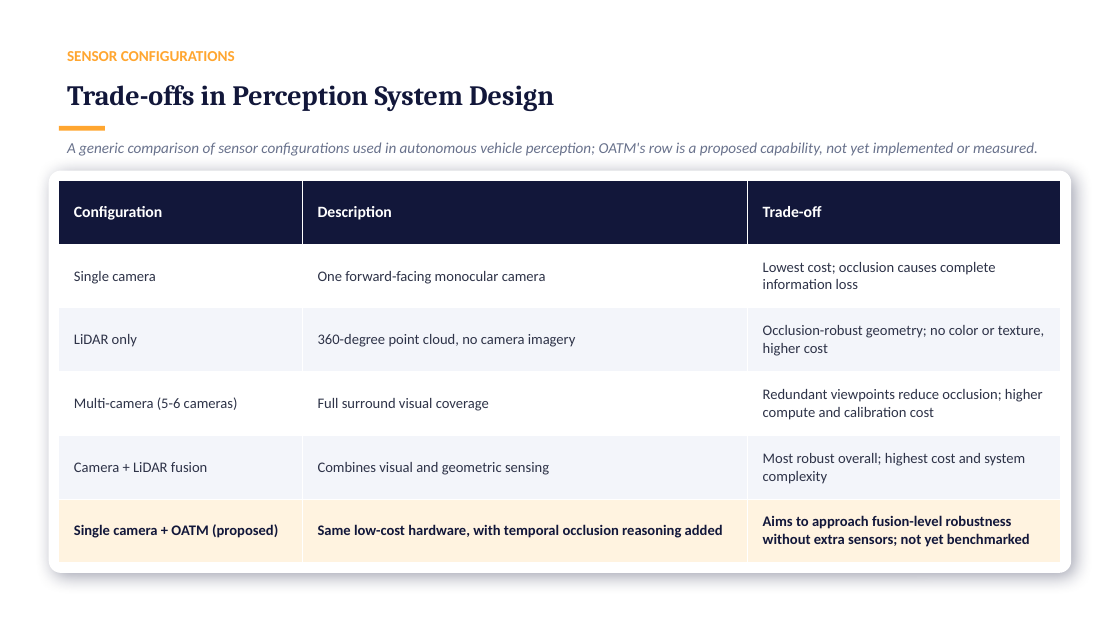
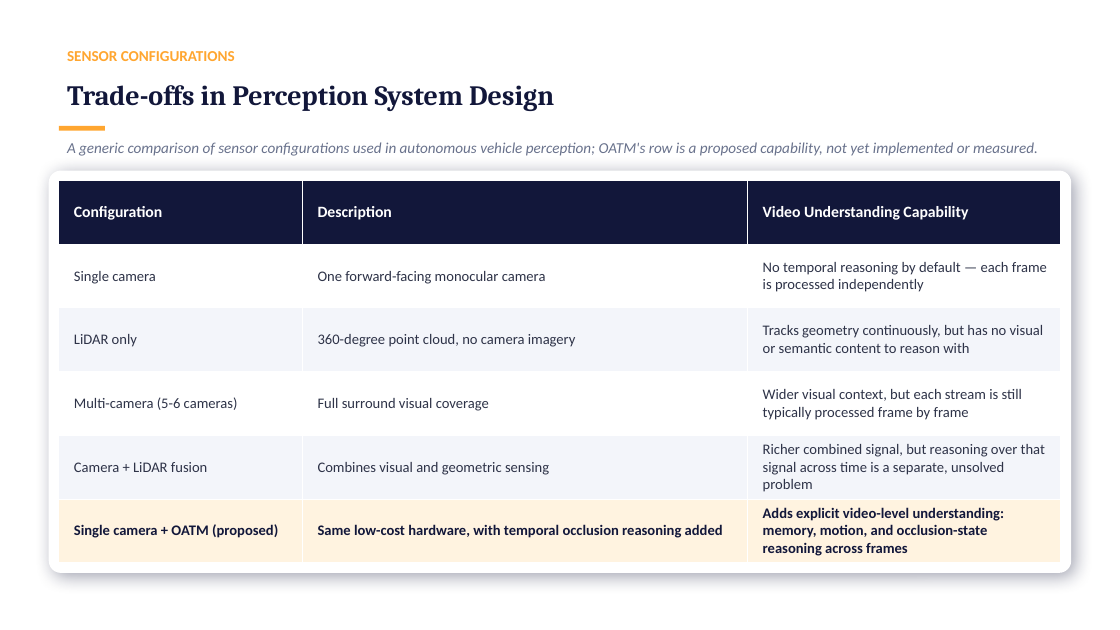
Before and after one commit to basfarnoor/yolo-occlusion-assignment, a slide deck: slide 14 of presentation/Copy of OATM_Project_Presentation.pptx. Drawn at 1120x630 pixels with LibreOffice and Linux fonts; fonts in the diff are those of the drawing. Boxes give left, top, right and bottom in pixels: in the first picture for what was removed or moved away, otherwise in the second. Text is boxed around its words. In the diff, an @@ line names an element or a change of style, - is before the commit and + after.

Commit message:
add/ OATM results

```diff
--- a/presentation/Copy of OATM_Project_Presentation.pptx
+++ b/presentation/Copy of OATM_Project_Presentation.pptx
@@ table at bbox=[59, 181, 1061, 563] @@
-row 1, column 3: Trade-off
+row 1, column 3: Video Understanding Capability
-row 2, column 3: Lowest cost; occlusion causes complete information loss
+row 2, column 3: No temporal reasoning by default — each frame is processed independently
-row 3, column 3: Occlusion-robust geometry; no color or texture, higher cost
+row 3, column 3: Tracks geometry continuously, but has no visual or semantic content to reason with
-row 4, column 3: Redundant viewpoints reduce occlusion; higher compute and calibration cost
+row 4, column 3: Wider visual context, but each stream is still typically processed frame by frame
-row 5, column 3: Most robust overall; highest cost and system complexity
+row 5, column 3: Richer combined signal, but reasoning over that signal across time is a separate, unsolved problem
-row 6, column 3: Aims to approach fusion-level robustness without extra sensors; not yet benchmarked
+row 6, column 3: Adds explicit video-level understanding: memory, motion, and occlusion-state reasoning across frames
```
